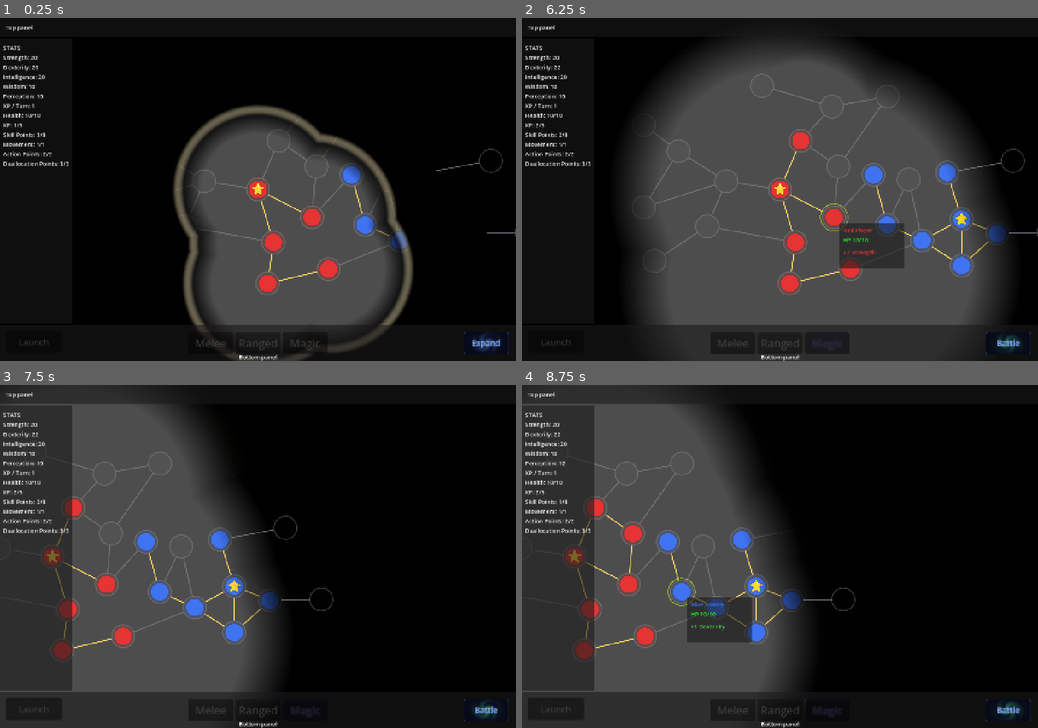
Above: before the commit, frames 1-4 (two rows, left to right).
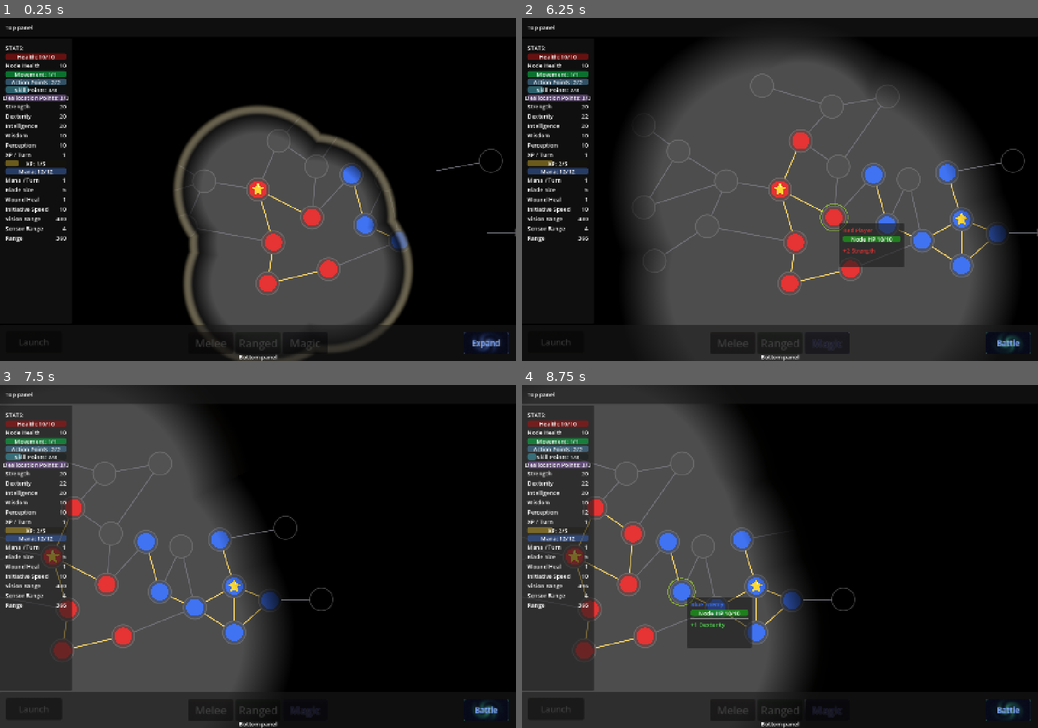
Above: after the commit, the same moments.

Repository: Koaieus/skill-tree-of-life
Game: Godot game, scene res://scenes/dev_sandbox.tscn
The game is run twice, just before and just after one commit, with the same random seed, the same clock (stepped at 60 frames per second) and the same inputs.
Inputs (mouse positions are in pixels of both pictures, inside the frame that each line leads up to):
- Up to frame 1 (0.25 s): no input
- Up to frame 2 (6.25 s): tap Enter at 0.5 s; drag from (780, 189) to (831, 107) at 0.52 s; click "Expand" at 1.25 s; click "Battle" at 2 s; click "Melee" at 2.75 s; click "Ranged" at 3.5 s; click "Magic" at 4.25 s; click "End Turn" at 5 s; tap Space at 5.75 s; drag from (800, 141) to (831, 216) at 5.77 s
- Up to frame 3 (7.5 s): hold Right (ui_right) 6.53-7.25 s; tap Ctrl at 6.6 s; click (309, 583) at 6.67 s; drag from (72, 607) to (5, 549) at 7.27 s
- Up to frame 4 (8.75 s): drag from (635, 532) to (681, 590) at 8.02 s

The runs differ from the first frame. In frame 1, 2.6% of the frame differs, in the area x 0-14%, y 8-66%; in frame 2, 2.9%; in frame 3, 2.6%; in frame 4, 3.1%, in the area x 0-45%, y 8-77%.

Commit message:
feat(ui): data-driven stats panel + tooltip HP bars
Drive StatsPanel widget choice and order from StatDef metadata
(display_type, display_order, tint_color) instead of hardcoded id
arrays — adding a stat is now a one-file change. Pool defs migrated
to PROGRESS so their cap+current renders as a tinted ProgressBar with
a centred "Name: current/max" label; scalars get an HBox with the
value flush right. SkillNodeTooltip shares the same LabeledProgressBar
widget for node HP and, on core nodes, the owning entity's death-clock
health pool.

Added HIDDEN to DisplayType for opt-out, exposed StatRegistry.
get_all_defs() for enumeration, and packaged LabeledProgressBar as a
scene so anchored layout resolves identically in editor and runtime.

Co-Authored-By: Claude Opus 4.7 <noreply@anthropic.com>

Diff:
--- a/autoload/stat_registry.gd
+++ b/autoload/stat_registry.gd
@@ -26,3 +26,12 @@
 
 func get_def(id: StringName) -> StatDef:
 	return _defs.get(id, null)
+
+
+## All registered StatDefs. Order is filesystem-walk order — callers that need
+## a stable presentation (e.g. the stats panel) should sort by `display_order`.
+func get_all_defs() -> Array[StatDef]:
+	var out: Array[StatDef] = []
+	for def in _defs.values():
+		out.append(def)
+	return out
--- a/stats_system/defs/action_points.tres
+++ b/stats_system/defs/action_points.tres
@@ -9,5 +9,5 @@
 description = "Attacks per turn. Default 2; resets each turn via TurnManager (wire-up TBD)."
 default_value = 2.0
 display_order = 3
-display_type = 1
+display_type = 2
 tint_color = Color(0.4, 0.7, 0.9, 1)
--- a/stats_system/defs/deallocation_points.tres
+++ b/stats_system/defs/deallocation_points.tres
@@ -10,5 +10,5 @@
 description = "Per-turn reshape budget (apparent movement). Resets to max at turn start; unspent are wasted."
 default_value = 3.0
 display_order = 7
-display_type = 1
+display_type = 2
 tint_color = Color(0.7, 0.5, 0.9, 1)
--- a/stats_system/defs/health.tres
+++ b/stats_system/defs/health.tres
@@ -8,5 +8,5 @@
 display_name = "Health"
 description = "Entity HP pool. Persistent — does not reset; the death clock. Depleted by arm-loss and core-shield overflow."
 default_value = 10.0
-display_type = 1
+display_type = 2
 tint_color = Color(0.9, 0.1, 0.1, 1)
--- a/stats_system/defs/mana.tres
+++ b/stats_system/defs/mana.tres
@@ -8,5 +8,5 @@
 display_name = "Mana"
 description = "Magic resource pool. Used for casting spells. Max = base + INT//10; regen = floor(log(INT)) per turn."
 display_order = 30
-display_type = 1
+display_type = 2
 tint_color = Color(0.3, 0.5, 0.9, 1)
--- a/stats_system/defs/movement_points.tres
+++ b/stats_system/defs/movement_points.tres
@@ -9,5 +9,6 @@
 description = "How many hops an entity's Core can do per turn."
 default_value = 1.0
 display_order = 2
+display_type = 2
 tint_color = Color(0.043137256, 1, 0.3764706, 1)
 metadata/_custom_type_script = "uid://tpd28s10cxxv"
--- a/stats_system/defs/skill_points.tres
+++ b/stats_system/defs/skill_points.tres
@@ -9,5 +9,5 @@
 description = "Allocation budget — the mana bar. Spent on allocation, refunded on normal deallocation, wounded by forced deallocation (see SkillPointStat). heal_on_max_increase=true so level-up's +1 max also gifts +1 current (auto-bookkeeping); revisit if non-level sources start raising max SP."
 default_value = 1.0
 display_order = 5
-display_type = 1
+display_type = 2
 tint_color = Color(0.35, 0.85, 0.95, 1)
--- a/stats_system/defs/xp.tres
+++ b/stats_system/defs/xp.tres
@@ -10,5 +10,5 @@
 display_name = "XP"
 description = "Experience pool toward the next level. Fills via xp_per_turn (and quests/kills later); fires Entity.leveled_up when full. Max grows on level-up via the growth formula; OVERFLOW mode carries unused replenish into the next level."
 display_order = 21
-display_type = 1
+display_type = 2
 tint_color = Color(0.95, 0.8, 0.2, 1)
--- a/stats_system/stat_def.gd
+++ b/stats_system/stat_def.gd
@@ -7,7 +7,13 @@
 ## See docs/design/stat_system.md.
 
 enum ValueType { INT, FLOAT, BOOL }
-enum DisplayType { BASIC, BAR, PROGRESS, INLINE }
+## Picks the widget the stats panel renders for this stat.
+## BASIC   — single Label. Default for scalars.
+## BAR     — scalar as a bar against an implicit ceiling. Reserved; not authored yet.
+## PROGRESS— pool with current/max as a ProgressBar. Default for pool stats.
+## INLINE  — reserved (compact one-line bar+label).
+## HIDDEN  — omitted from the panel entirely. Use for internal scratch stats.
+enum DisplayType { BASIC, BAR, PROGRESS, INLINE, HIDDEN }
 
 @export var id: StringName = &""
 @export var display_name: String = ""
--- /dev/null
+++ b/ui/labeled_progress_bar.gd
@@ -0,0 +1,28 @@
+@tool
+class_name LabeledProgressBar
+extends ProgressBar
+
+## A ProgressBar with a centred Label child showing arbitrary text. Used by
+## the stats panel for pool-stat rows and by SkillNodeTooltip for HP bars.
+##
+## Layout (anchors + offsets) lives in the .tscn so the editor and runtime
+## resolve identical rects — earlier script-driven layout left the label
+## visually bottom-aligned at certain bar heights. Instantiate via
+## `LabeledProgressBar.create()` and refresh via `set_values()`.
+
+const SCENE: PackedScene = preload("res://ui/labeled_progress_bar.tscn")
+
+
+static func create() -> LabeledProgressBar:
+	return SCENE.instantiate() as LabeledProgressBar
+
+
+func set_values(text: String, current: float, maximum: float, tint: Color) -> void:
+	# self_modulate tints the bar's own drawing without bleeding into the
+	# label child (modulate would dim the text along with the fill).
+	self_modulate = tint
+	max_value = max(1.0, maximum)
+	value = current
+	var label: Label = get_node_or_null("Text")
+	if label != null:
+		label.text = text
--- /dev/null
+++ b/ui/labeled_progress_bar.tscn
@@ -0,0 +1,19 @@
+[gd_scene format=3 uid="uid://dlpbarscn0001"]
+
+[ext_resource type="Script" uid="uid://ca6olga8di2iy" path="res://ui/labeled_progress_bar.gd" id="1_lpb"]
+
+[node name="LabeledProgressBar" type="ProgressBar"]
+custom_minimum_size = Vector2(0, 18)
+show_percentage = false
+script = ExtResource("1_lpb")
+
+[node name="Text" type="Label" parent="."]
+layout_mode = 1
+anchors_preset = 15
+anchor_right = 1.0
+anchor_bottom = 1.0
+grow_horizontal = 2
+grow_vertical = 2
+mouse_filter = 2
+horizontal_alignment = 1
+vertical_alignment = 1
--- a/ui/skill_node_tooltip.gd
+++ b/ui/skill_node_tooltip.gd
@@ -5,8 +5,14 @@
 ##
 ## Subscribes to Events.skill_node_hovered / unhovered. While visible, tracks
 ## the hovered node's owner_changed signal so the owner line updates live when
-## a node is allocated or deallocated without re-hovering, and damaged so the
-## HP line updates as hits land.
+## a node is allocated or deallocated without re-hovering, damaged so the node
+## HP bar updates as hits land, and — for core nodes — the owning entity's
+## health stat so the death-clock bar updates when the core itself takes core
+## damage.
+##
+## HP rendering uses LabeledProgressBar (shared with StatsPanel). Node HP is
+## tinted on a red→green hue ramp by ratio; core HP uses the health stat's
+## authored tint.
 ##
 ## Modifier formatting follows the StatModifier pipeline conventions:
 ##   ADD_BASE  → "+5 Strength"        (scales with %, the usual node source)
@@ -17,10 +23,11 @@
 ## Each modifier line is tinted with the stat's tint_color from StatRegistry.
 
 @onready var _owner_label: Label = %OwnerLabel
-@onready var _hp_label: Label = %HpLabel
+@onready var _hp_box: VBoxContainer = %HpBox
 @onready var _modifiers_box: VBoxContainer = %ModifiersBox
 
 var _node: SkillNode = null
+var _core_health_stat: Stat = null
 
 
 func _ready() -> void:
@@ -51,6 +58,13 @@
 	_node = node
 	_node.owner_changed.connect(_on_owner_changed)
 	_node.damaged.connect(_on_damaged)
+	# Core nodes also surface the owning entity's health — bind to it so the
+	# core-HP bar tracks core damage between hovers.
+	if _node.is_core() and _node.owned_by != null:
+		var hp := _node.owned_by.stat_board.get_stat(&"health") if _node.owned_by.stat_board != null else null
+		if hp != null:
+			_core_health_stat = hp
+			_core_health_stat.value_changed.connect(_on_core_health_changed)
 
 
 func _unbind() -> void:
@@ -60,6 +74,10 @@
 		if _node.damaged.is_connected(_on_damaged):
 			_node.damaged.disconnect(_on_damaged)
 	_node = null
+	if _core_health_stat != null:
+		if _core_health_stat.value_changed.is_connected(_on_core_health_changed):
+			_core_health_stat.value_changed.disconnect(_on_core_health_changed)
+		_core_health_stat = null
 
 
 func _on_owner_changed() -> void:
@@ -67,6 +85,10 @@
 
 
 func _on_damaged(_amount: float, _source: Variant) -> void:
+	_populate_hp()
+
+
+func _on_core_health_changed() -> void:
 	_populate_hp()
 
 
@@ -109,19 +131,44 @@
 
 
 func _populate_hp() -> void:
+	for child in _hp_box.get_children():
+		child.queue_free()
 	if _node == null or _node.owned_by == null:
-		_hp_label.hide()
+		_hp_box.hide()
 		return
 	var max_hp := _node.get_max_hp()
 	if max_hp <= 0.0:
-		_hp_label.hide()
-		return
+		_hp_box.hide()
+		return
+
+	# Node HP bar — hue ramps red (low) → green (full) by ratio.
 	var cur := _node.current_hp
 	var ratio: float = clampf(cur / max_hp, 0.0, 1.0)
-	# Hue 0.0 = red, 0.33 = green; passes through orange/yellow at ~0.5.
-	_hp_label.text = "HP %s/%s" % [_val(cur), _val(max_hp)]
-	_hp_label.modulate = Color.from_hsv(lerpf(0.0, 0.33, ratio), 0.9, 1.0)
-	_hp_label.show()
+	var node_bar := LabeledProgressBar.create()
+	_hp_box.add_child(node_bar)
+	node_bar.set_values(
+		"Node HP %s/%s" % [_val(cur), _val(max_hp)],
+		cur,
+		max_hp,
+		Color.from_hsv(lerpf(0.0, 0.33, ratio), 0.9, 1.0),
+	)
+
+	# Core HP bar — only on core nodes; the death-clock pool that arm-loss
+	# overflow drains into. Uses the health stat's authored tint.
+	if _core_health_stat != null and _core_health_stat is PoolStat:
+		var pool := _core_health_stat as PoolStat
+		var def := pool.definition
+		var tint: Color = def.tint_color if def != null else Color(0.9, 0.1, 0.1)
+		var core_bar := LabeledProgressBar.create()
+		_hp_box.add_child(core_bar)
+		core_bar.set_values(
+			"Core HP %s/%s" % [_val(pool.current), _val(pool.value)],
+			float(pool.current),
+			float(pool.value),
+			tint,
+		)
+
+	_hp_box.show()
 
 
 func _format_modifier(m: StatModifier, stat_name: String) -> String:
--- a/ui/skill_node_tooltip.tscn
+++ b/ui/skill_node_tooltip.tscn
@@ -25,10 +25,11 @@
 layout_mode = 2
 mouse_filter = 2
 
-[node name="HpLabel" type="Label" parent="MarginContainer/VBoxContainer"]
+[node name="HpBox" type="VBoxContainer" parent="MarginContainer/VBoxContainer"]
 unique_name_in_owner = true
 layout_mode = 2
 mouse_filter = 2
+theme_override_constants/separation = 3
 
 [node name="HSeparator" type="HSeparator" parent="MarginContainer/VBoxContainer"]
 layout_mode = 2
--- a/ui/stats_panel.gd
+++ b/ui/stats_panel.gd
@@ -2,40 +2,23 @@
 class_name StatsPanel
 extends VBoxContainer
 
-## A read-only stats column. Set `board` (or rebind it) and the panel
-## populates one Label per known stat id, refreshing on value_changed.
+## Read-only stats column. Set `board` (or rebind it) and the panel populates
+## one row per visible stat, refreshing on each stat's value_changed.
 ##
-## Stat ids are enumerated here rather than discovered from the board so
-## display order, pool/scalar formatting, and hidden stats stay under the
-## panel's control — not derived from board property iteration.
-
-const SCALARS: Array[StringName] = [
-	&"strength",
-	&"dexterity",
-	&"intelligence",
-	&"wisdom",
-	&"perception",
-	&"xp_per_turn",
-]
-const POOLS: Array[StringName] = [
-	&"health",
-	&"xp",
-	&"skill_points",
-	&"movement_points",
-	&"action_points",
-	&"deallocation_points",
-]
+## What renders and in what order is driven entirely by StatDef metadata —
+## `display_type` picks the widget (BASIC / PROGRESS, others reserved or
+## HIDDEN) and `display_order` sorts the column. Adding a stat is a one-file
+## change: drop a .tres in stats_system/defs/, set its order and type, and
+## the panel picks it up the next time the board is bound.
 
 @export var board: StatBoard:
 	set(value):
-		if board == value:
-			return
 		_disconnect_board()
 		board = value
 		_connect_board()
 		_rebuild()
 
-var _labels: Dictionary[StringName, Label] = {}
+var _rows: Dictionary[StringName, Control] = {}
 
 
 func _ready() -> void:
@@ -47,75 +30,105 @@
 func _rebuild() -> void:
 	for child in get_children():
 		child.queue_free()
-	_labels.clear()
+	_rows.clear()
 	if board == null:
 		return
-	for id in SCALARS:
-		_make_label(id, false)
-	for id in POOLS:
-		_make_label(id, true)
+	var defs := _collect_visible_defs()
+	defs.sort_custom(func(a, b): return a.display_order < b.display_order)
+	for def in defs:
+		var row := _build_row(def)
+		if row == null:
+			continue
+		row.name = String(def.id)
+		add_child(row)
+		_rows[def.id] = row
+		_refresh(def.id)
 
 
-func _make_label(id: StringName, is_pool: bool) -> void:
+func _collect_visible_defs() -> Array[StatDef]:
+	var out: Array[StatDef] = []
+	for def in StatRegistry.get_all_defs():
+		if def.display_type == StatDef.DisplayType.HIDDEN:
+			continue
+		if board.get_stat(def.id) == null:
+			continue
+		out.append(def)
+	return out
+
+
+# --- Widget construction ----------------------------------------------------
+
+func _build_row(def: StatDef) -> Control:
+	match def.display_type:
+		StatDef.DisplayType.PROGRESS:
+			return LabeledProgressBar.create()
+		_:
+			# BAR and INLINE fall through to BASIC until their widgets are
+			# implemented. Bumping a .tres to one of those won't break the
+			# panel — just keeps the stat in the column as a label row.
+			return _build_basic_row()
+
+
+func _build_basic_row() -> HBoxContainer:
+	var row := HBoxContainer.new()
+	var name_label := Label.new()
+	name_label.name = "Name"
+	name_label.size_flags_horizontal = Control.SIZE_EXPAND_FILL
+	row.add_child(name_label)
+	var value_label := Label.new()
+	value_label.name = "Value"
+	value_label.horizontal_alignment = HORIZONTAL_ALIGNMENT_RIGHT
+	row.add_child(value_label)
+	return row
+
+
+# --- Refresh ----------------------------------------------------------------
+
+func _refresh(id: StringName) -> void:
+	var row: Control = _rows.get(id)
+	if row == null or board == null:
+		return
 	var stat := board.get_stat(id)
 	if stat == null:
 		return
-	var label := Label.new()
-	add_child(label)
-	_labels[id] = label
-	_refresh(id, is_pool)
+	var def := stat.definition
+	var stat_name: String = def.display_name if def != null else String(id)
+	var tint: Color = def.tint_color if def != null else Color.WHITE
+	if row is LabeledProgressBar and stat is PoolStat:
+		var pool := stat as PoolStat
+		var cap := float(pool.value)
+		var text := "%s: %d/%d" % [stat_name, int(pool.current), int(cap)]
+		(row as LabeledProgressBar).set_values(text, float(pool.current), cap, tint)
+	elif row is HBoxContainer:
+		var name_label: Label = row.get_node_or_null("Name")
+		var value_label: Label = row.get_node_or_null("Value")
+		if name_label != null:
+			name_label.text = stat_name
+		if value_label != null:
+			value_label.text = "%d" % int(stat.value)
 
 
-func _refresh(id: StringName, is_pool: bool) -> void:
-	var stat := board.get_stat(id)
-	var label: Label = _labels.get(id)
-	if stat == null or label == null:
-		return
-	var def := stat.definition
-	var stat_name: String = def.display_name if def != null else String(id)
-	if is_pool and stat is PoolStat:
-		var pool := stat as PoolStat
-		label.text = "%s: %d/%d" % [stat_name, int(pool.current), int(pool.value)]
-	else:
-		label.text = "%s: %d" % [stat_name, int(stat.value)]
-
+# --- Signal wiring ----------------------------------------------------------
 
 func _connect_board() -> void:
 	if board == null:
 		return
-	for id in SCALARS:
-		_connect_stat(id, false)
-	for id in POOLS:
-		_connect_stat(id, true)
+	for def in StatRegistry.get_all_defs():
+		var stat := board.get_stat(def.id)
+		if stat == null:
+			continue
+		var cb := _refresh.bind(def.id)
+		if not stat.value_changed.is_connected(cb):
+			stat.value_changed.connect(cb)
+		# PoolStat.set_current emits value_changed alongside current_changed,
+		# and modifier-driven cap changes also route through value_changed —
+		# one connection covers both axes.
 
 
 func _disconnect_board() -> void:
-	if board == null:
-		return
-	for id in SCALARS:
-		_disconnect_stat(id, false)
-	for id in POOLS:
-		_disconnect_stat(id, true)
-
-
-func _connect_stat(id: StringName, is_pool: bool) -> void:
-	var stat := board.get_stat(id)
-	if stat == null:
-		return
-	var cb := _refresh.bind(id, is_pool)
-	if not stat.value_changed.is_connected(cb):
-		stat.value_changed.connect(cb)
-	# PoolStat.value_changed fires on both current changes and cap changes
-	# (add/remove_modifier both emit it), so one connection is sufficient.
-
-
-func _disconnect_stat(id: StringName, is_pool: bool) -> void:
-	var stat := board.get_stat(id)
-	if stat == null:
-		return
 	# bind() returns a fresh Callable each call, so we can't compare to a
 	# previously-bound one. Rebuilding the panel disconnects implicitly by
-	# freeing the labels and clearing the dict — listeners are weakly held
-	# via the stat → callable connection, but the stat outlives the panel.
-	# A targeted disconnect lives here if it becomes a real leak.
+	# freeing the rows and clearing the dict — listeners are weakly held via
+	# the stat → callable connection, but the stat outlives the panel. A
+	# targeted disconnect lives here if it becomes a real leak.
 	pass
Not shown: 1 places in stats_system/defs/action_points.tres that only renumber resources
Not shown: 1 places in stats_system/defs/deallocation_points.tres that only renumber resources
Not shown: 1 places in stats_system/defs/health.tres that only renumber resources
Not shown: 1 places in stats_system/defs/mana.tres that only renumber resources
Not shown: 1 places in stats_system/defs/movement_points.tres that only renumber resources
Not shown: 1 places in stats_system/defs/skill_points.tres that only renumber resources
Not shown: 1 places in stats_system/defs/xp.tres that only renumber resources
Not shown, added: ui/labeled_progress_bar.gd.uid
Not shown, changed: .claude/rules/stats-system.md
